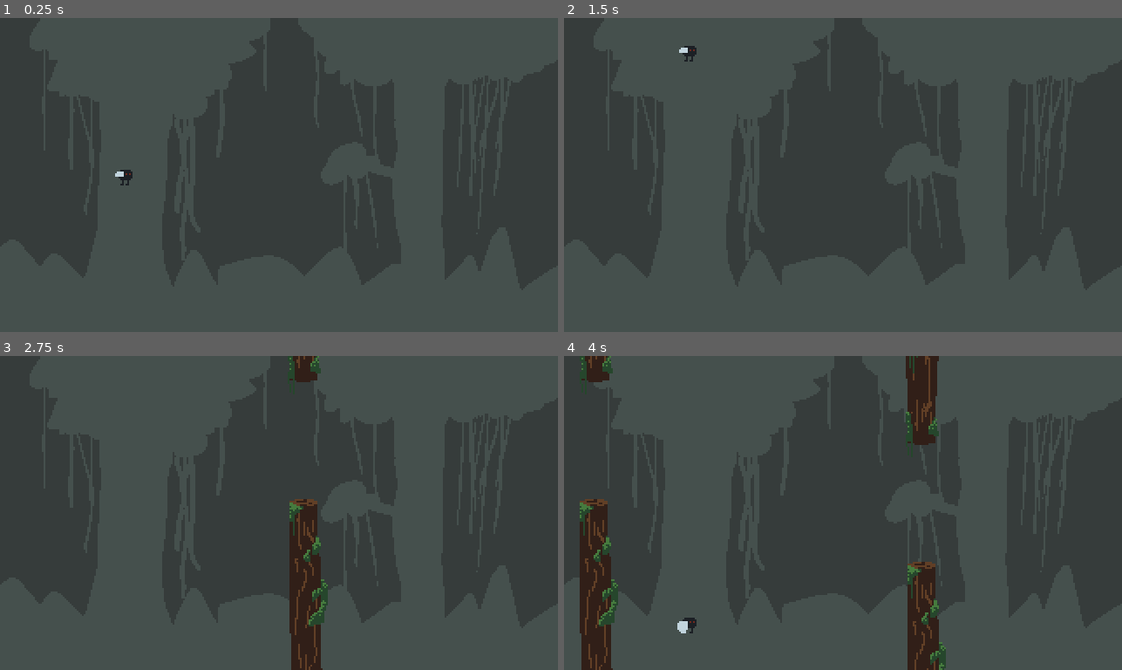
Above: before the commit, frames 1-4 (two rows, left to right).
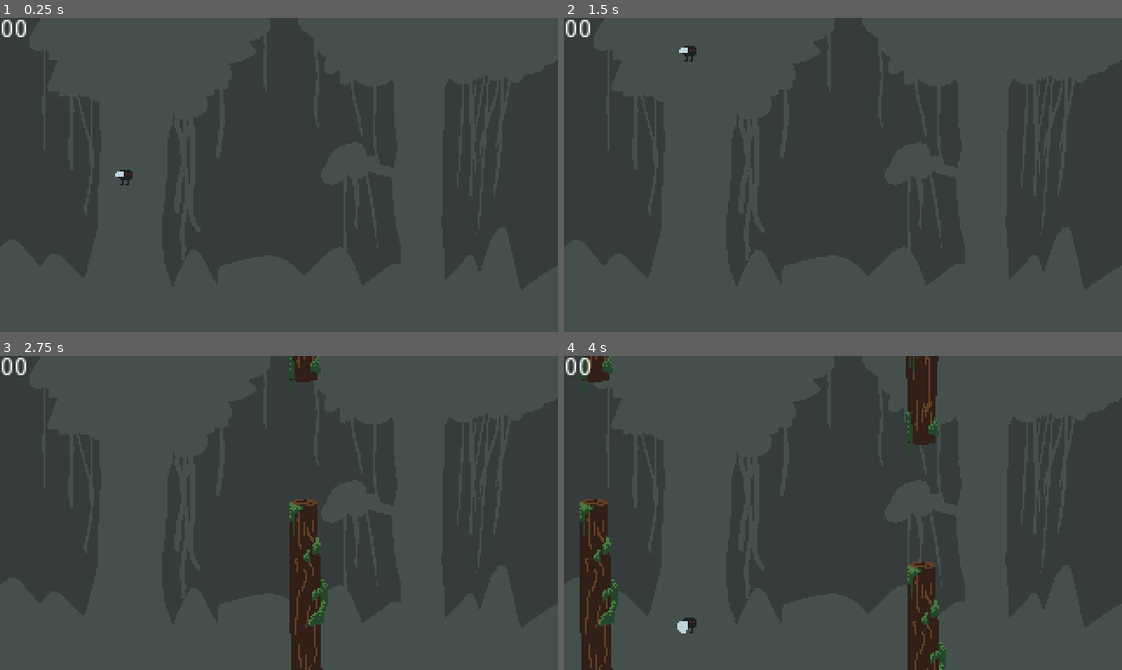
Above: after the commit, the same moments.

Repository: adrianwhatfield/flappy-fly
Game: Godot game, scene res://scenes/game.tscn
Same seed, same stepped clock (60 frames per second), same inputs: the game is played once before the commit and once after it.
Inputs:
- Up to frame 1 (0.25 s): no input
- Up to frame 2 (1.5 s): hold Up (ui_up) from 0.53 s (still down)
- Up to frame 3 (2.75 s): release Up (ui_up) at 2.03 s
- Up to frame 4 (4 s): no input

The runs differ from the first frame. In frame 1, 0.2% of the frame differs, in the area x 0-5%, y 0-7%; in frame 2, 0.2%; in frame 3, 0.2%; in frame 4, 0.2%.

Commit message:
Create basic scoring system without HUD updating

Diff:
--- /dev/null
+++ b/flappy-fly/scenes/ScoreHUD.tscn
@@ -0,0 +1,10 @@
+[gd_scene format=2]
+
+[node name="ScoreHUD" type="Control"]
+margin_right = 40.0
+margin_bottom = 40.0
+
+[node name="Label" type="Label" parent="."]
+margin_right = 40.0
+margin_bottom = 14.0
+text = "00"
--- a/flappy-fly/scenes/Trees.gd
+++ b/flappy-fly/scenes/Trees.gd
@@ -1,6 +1,7 @@
 extends Node2D
 
 const SPEED = 125
+var score = 0
 
 func _physics_process(delta):
 	position.x += -SPEED * delta
@@ -16,3 +17,9 @@
 func _on_TreeBottom_body_entered(body):
 	if body is Player:
 		get_tree().reload_current_scene()
+
+
+func _on_ScoreArea_body_entered(body):
+	if body is Player:
+		score += 1
+		print("score")
--- a/flappy-fly/scenes/Trees.tscn
+++ b/flappy-fly/scenes/Trees.tscn
@@ -1,18 +1,26 @@
-[gd_scene load_steps=4 format=2]
+[gd_scene load_steps=5 format=2]
 
 [ext_resource path="res://scenes/TreeBottom.tscn" type="PackedScene" id=1]
 [ext_resource path="res://scenes/TreeTop.tscn" type="PackedScene" id=2]
 [ext_resource path="res://scenes/Trees.gd" type="Script" id=3]
 
+[sub_resource type="RectangleShape2D" id=1]
+extents = Vector2( 6, 32 )
+
 [node name="Trees" type="Node2D"]
 script = ExtResource( 3 )
-__meta__ = {
-"_edit_group_": true
-}
 
 [node name="TreeTop" parent="." instance=ExtResource( 2 )]
 
 [node name="TreeBottom" parent="." instance=ExtResource( 1 )]
 
+[node name="ScoreArea" type="Area2D" parent="."]
+collision_layer = 2
+
+[node name="CollisionShape2D" type="CollisionShape2D" parent="ScoreArea"]
+position = Vector2( -3, -3 )
+shape = SubResource( 1 )
+
 [connection signal="body_entered" from="TreeTop" to="." method="_on_TreeTop_body_entered"]
 [connection signal="body_entered" from="TreeBottom" to="." method="_on_TreeBottom_body_entered"]
+[connection signal="body_entered" from="ScoreArea" to="." method="_on_ScoreArea_body_entered"]
--- a/flappy-fly/scenes/game.gd
+++ b/flappy-fly/scenes/game.gd
@@ -1,5 +1,7 @@
 extends Node2D
 
+var score = 0
+onready var label = $ScoreHUD
 
 # Declare member variables here. Examples:
 # var a = 2
@@ -15,9 +17,7 @@
 #func _process(delta):
 #	pass
 
-
-func _on_Timer_timeout():
-	var trees = load("res://scenes/Trees.tscn").instance()
-
-
-	add_child(trees)
+func Score():
+	score = score + 1
+	label.set_text(score)
+	print(score)
--- a/flappy-fly/scenes/game.tscn
+++ b/flappy-fly/scenes/game.tscn
@@ -1,9 +1,10 @@
-[gd_scene load_steps=6 format=2]
+[gd_scene load_steps=7 format=2]
 
 [ext_resource path="res://assets/art/background.png" type="Texture" id=1]
 [ext_resource path="res://scenes/Player.tscn" type="PackedScene" id=2]
 [ext_resource path="res://scenes/TreeSpawner.tscn" type="PackedScene" id=3]
 [ext_resource path="res://scenes/game.gd" type="Script" id=4]
+[ext_resource path="res://scenes/ScoreHUD.tscn" type="PackedScene" id=6]
 
 [sub_resource type="RectangleShape2D" id=1]
 extents = Vector2( 172, 10 )
@@ -36,4 +37,6 @@
 
 [node name="TreeSpawner" parent="." instance=ExtResource( 3 )]
 
+[node name="ScoreHUD" parent="." instance=ExtResource( 6 )]
+
 [connection signal="body_shape_entered" from="FallSpace" to="Player" method="_on_FallSpace_body_shape_entered"]
